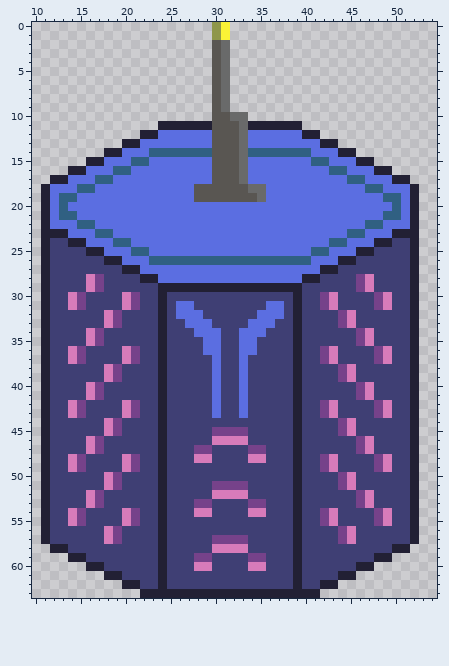
One commit to this pixel-art sprite: assets/citadel.png. Above, as it was before the edit.
The file is 64x64 pixels. Shown: x 10..54, y 0..63.
After:
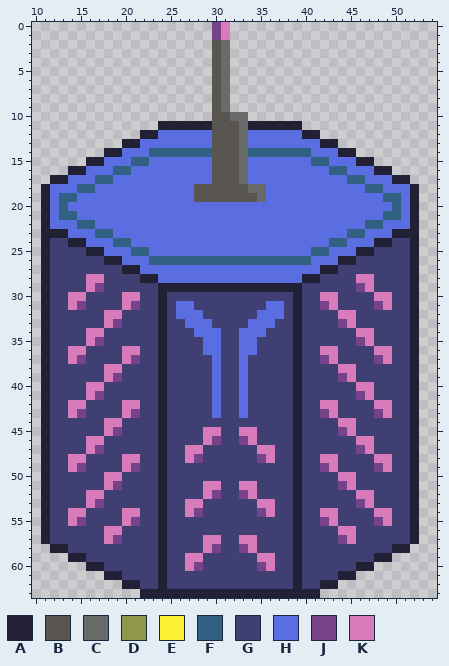
Palette (. is transparent): A #222034  B #595652  C #696a6a  D #8f974a  E #fbf236  F #306082  G #3f3f74  H #5b6ee1  J #76428a  K #d77bba
From old to new:
Colour G replaces colour J in row 45 at x 31 to 32; in row 47 at x 29 and 34; in row 51 at x 31 to 32; in row 53 at x 29 and 34; in row 57 at x 31 to 32; in row 59 at x 29 and 34.
Colour G replaces colour K in row 46 at x 31 to 32; in row 48 at x 29 and 34; in row 52 at x 31 to 32; in row 54 at x 29 and 34; in row 58 at x 31 to 32; in row 60 at x 29 and 34.
Colour J replaces colour D in rows 0 to 1 at x 30.
Colour J replaces colour K in row 46 at x 30 and 33; in row 48 at x 28 and 35; in row 52 at x 30 and 33; in row 54 at x 28 and 35; in row 58 at x 30 and 33; in row 60 at x 28 and 35.
Colour K replaces colour E in rows 0 to 1 at x 31.
Colour K replaces colour G in rows 45 to 46 at x 29 and 34; in rows 47 to 48 at x 27 and 36; in rows 51 to 52 at x 29 and 34; in rows 53 to 54 at x 27 and 36; in rows 57 to 58 at x 29 and 34; in rows 59 to 60 at x 27 and 36.
Colour K replaces colour J in row 28 at x 17 and 46; in row 30 at x 15, 21, 42 and 48; in row 32 at x 19 and 44; in row 34 at x 17 and 46; in row 36 at x 15, 21, 42 and 48; in row 38 at x 19 and 44.
Colour K replaces colour J in row 40 at x 17 and 46; in row 42 at x 15, 21, 42 and 48; in row 44 at x 19 and 44; in row 45 at x 30 and 33; in row 46 at x 17 and 46; in row 47 at x 28 and 35.
Colour K replaces colour J in row 48 at x 15, 21, 42 and 48; in row 50 at x 19 and 44; in row 51 at x 30 and 33; in row 52 at x 17 and 46; in row 53 at x 28 and 35; in row 54 at x 15, 21, 42 and 48.
Colour K replaces colour J in row 56 at x 19 and 44; in row 57 at x 30 and 33; in row 59 at x 28 and 35.
Boxes around the changes in both pictures, in picture pixels (x1, y1, x2, y2):
changed: (212, 22, 230, 40)
changed: (77, 274, 140, 535)
changed: (320, 274, 383, 535)
changed: (185, 427, 275, 571)
